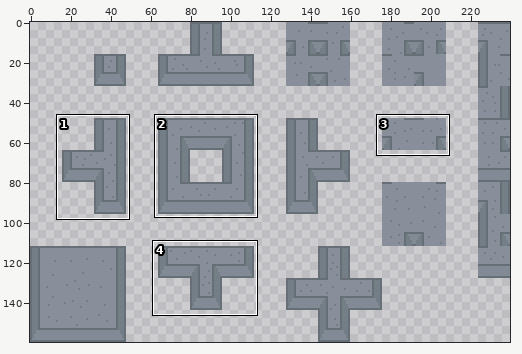
Sprite sheet, stored at Assets/_ IslandBoy/Content/Art/Sprites/Tiles/SPR Stone Wall.png. The first picture is a wide view before the edit; the outline marks the close-up.
Close-up. Earlier state:
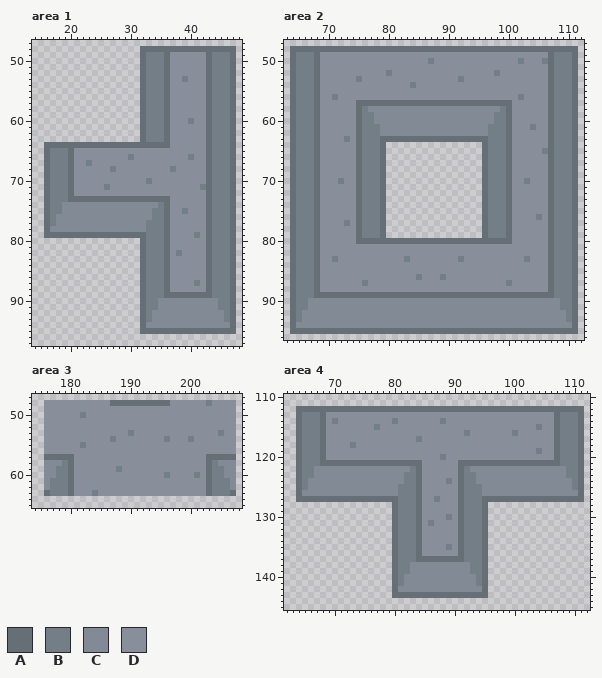
The file is 240x160 pixels. Shown: area 1: x 14..48, y 47..97; area 2: x 63..112, y 47..96; area 3: x 174..208, y 47..65; area 4: x 62..112, y 110..145. The commit also changed other parts of the picture, which this record leaves out.
Palette (. is transparent): A #666e76  B #747e86  C #828b95  D #888f9b
The same view after the edit:
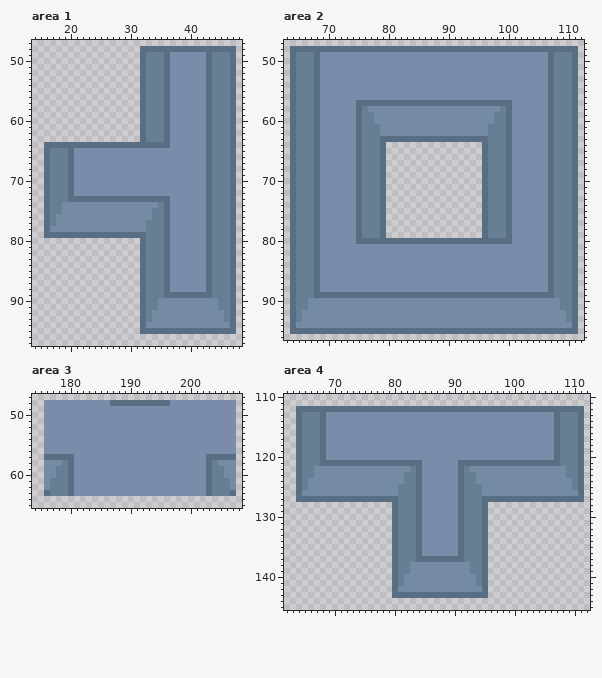
Edits made:
Colour A changes from #666e76 to #596e83.
Colour B changes from #747e86 to #667f94.
Colour C changes from #828b95 to #748ba3.
Colour D changes from #888f9b to #7a8ca9.
Area 1:
The author changed colour B to colour D in row 53 at x 39; in row 60 at x 40; in row 66 at x 30 and 40; in row 67 at x 23; in row 68 at x 27 and 37; in row 70 at x 33.
The author changed colour B to colour D in row 71 at x 26 and 42; in row 75 at x 39; in row 79 at x 41; in row 82 at x 38; in row 87 at x 41.
Area 2:
The author changed colour B to colour D in row 50 at x 87, 102 and 106; in row 52 at x 80 and 98; in row 53 at x 75 and 92; in row 54 at x 84; in row 56 at x 71 and 102; in row 61 at x 104.
The author changed colour B to colour D in row 63 at x 73; in row 65 at x 106; in row 70 at x 72 and 103; in row 76 at x 105; in row 77 at x 73; in row 83 at x 71, 83, 92 and 103.
The author changed colour B to colour D in row 86 at x 85 and 89; in row 87 at x 76 and 100.
Area 3:
The author changed colour B to colour D in row 48 at x 203; in row 50 at x 182; in row 53 at x 190 and 205; in row 54 at x 187, 196 and 200; in row 55 at x 182; in row 59 at x 188.
The author changed colour B to colour D in row 60 at x 196 and 201; in row 63 at x 184.
Area 4:
The author changed colour B to colour D in row 114 at x 70, 80 and 88; in row 115 at x 77 and 104; in row 116 at x 92 and 100; in row 117 at x 84; in row 118 at x 73; in row 119 at x 104.
The author changed colour B to colour D in row 120 at x 88; in row 124 at x 89; in row 127 at x 87; in row 130 at x 89; in row 131 at x 86; in row 135 at x 89.
